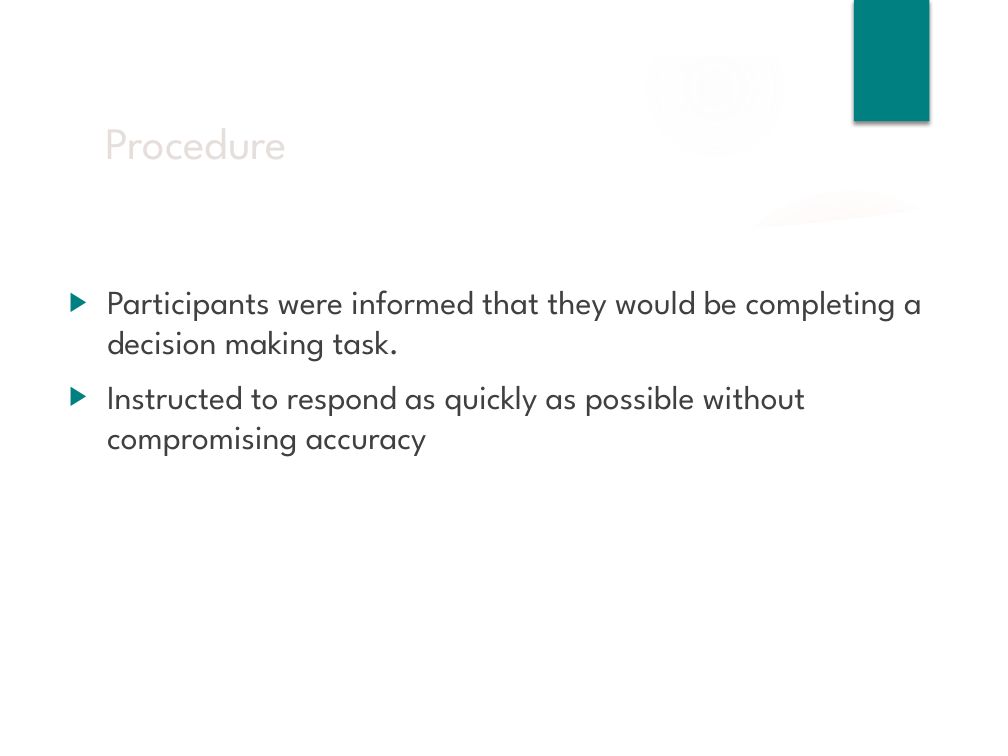
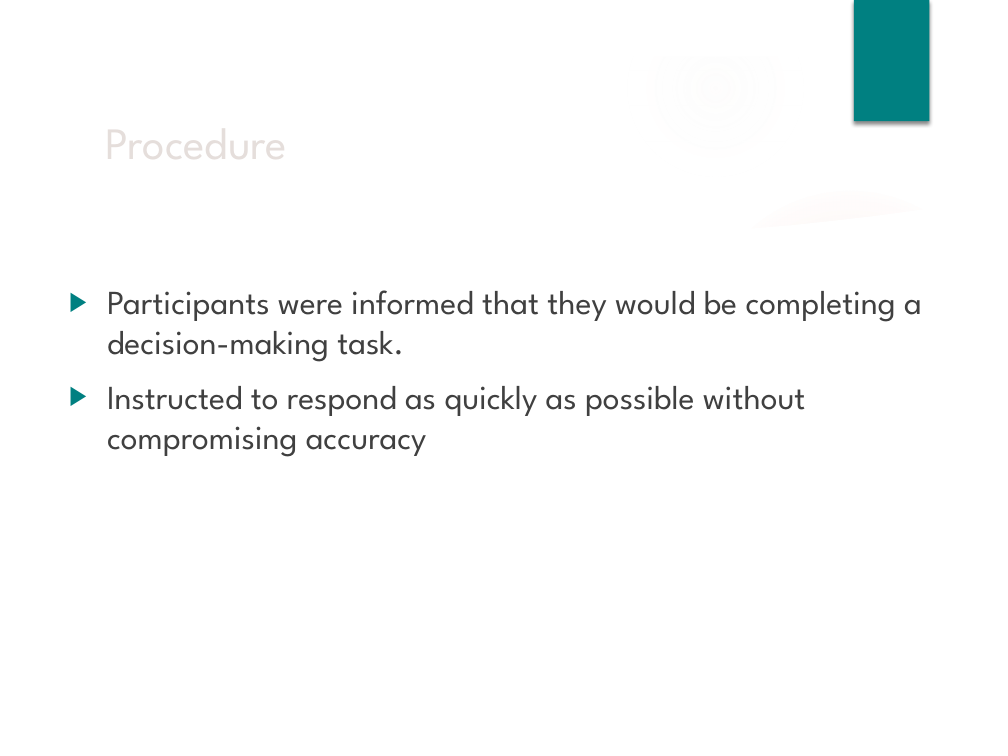
Before and after one commit to npm27/Spring-2019-Projects, a slide deck: slide 20 of CVOE/3 Presentations/Brown Bag Fall 19.pptx (slide 17 before the commit). Drawn at 1008x756 pixels with LibreOffice and Linux fonts; fonts in the diff are those of the drawing; background and template pictures are left out. Boxes give left, top, right and bottom in pixels: in the first picture for what was removed or moved away, otherwise in the second. Text is boxed around its words. In the diff, an @@ line names an element or a change of style, - is before the commit and + after.

```diff
--- a/CVOE/3 Presentations/Brown Bag Fall 19.pptx
+++ b/CVOE/3 Presentations/Brown Bag Fall 19.pptx
@@ text at <box>107,290,922,362</box>: text changed @@
-▶ Participants were informed that they would be completing a decision making task.
+▶ Participants were informed that they would be completing a decision-making task.
```
Also in this commit, not shown: 18 other slides changed, 11 slides added, 18 other files.
